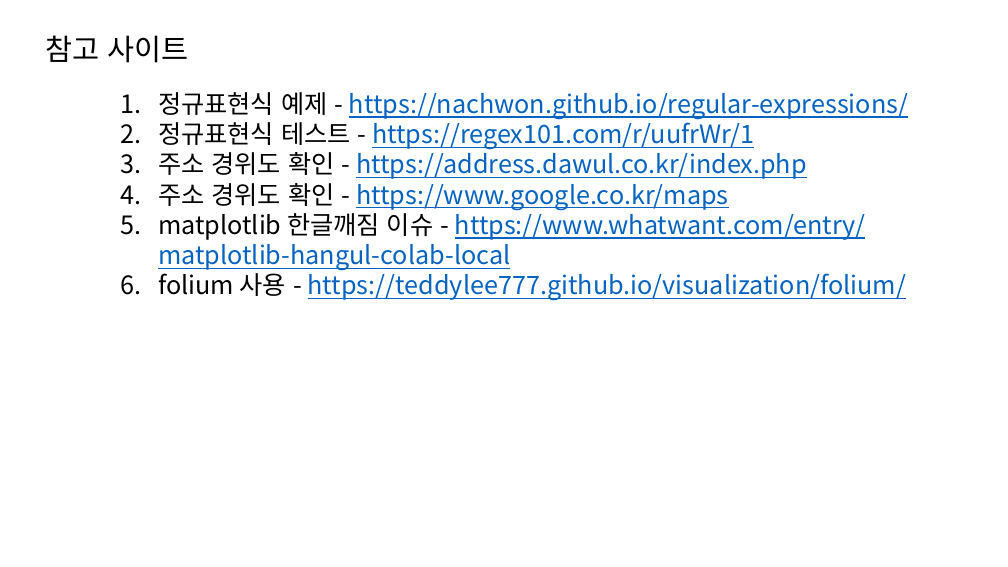
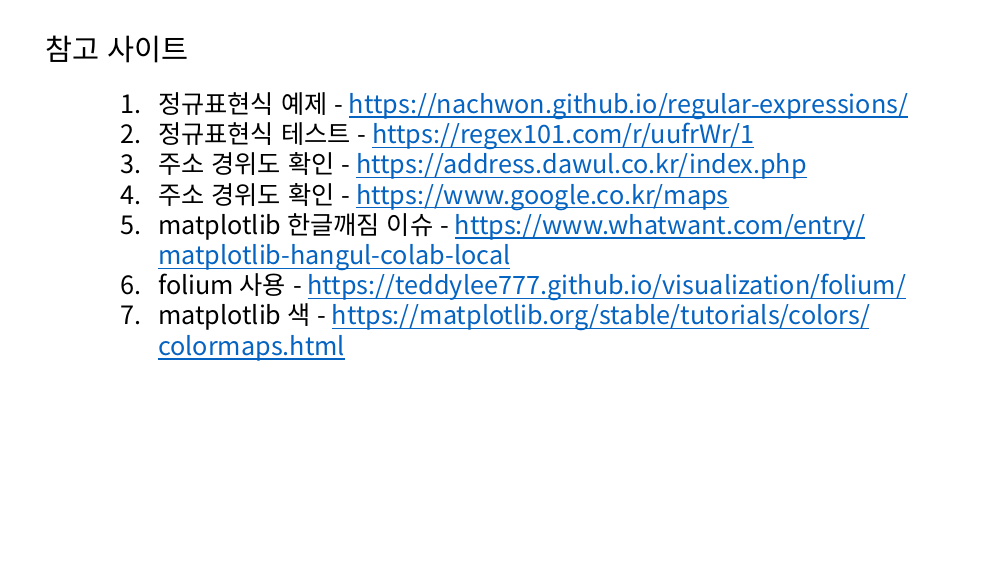
Before and after one commit to dev-hw/SeSAC-live_map, a slide deck: slide 38 of 230810.pptx (slide 31 before the commit). Drawn at 1008x567 pixels with LibreOffice and Linux fonts; fonts in the diff are those of the drawing. Boxes give left, top, right and bottom in pixels: in the first picture for what was removed or moved away, otherwise in the second. Text is boxed around its words. In the diff, an @@ line names an element or a change of style, - is before the commit and + after.

```diff
--- a/230810.pptx
+++ b/230810.pptx
@@ text at box(158, 299, 870, 361): paragraph added @@
+7. matplotlib 색 - https://matplotlib.org/stable/tutorials/colors/colormaps.html
```
Also in this commit, not shown: 7 slides added.
